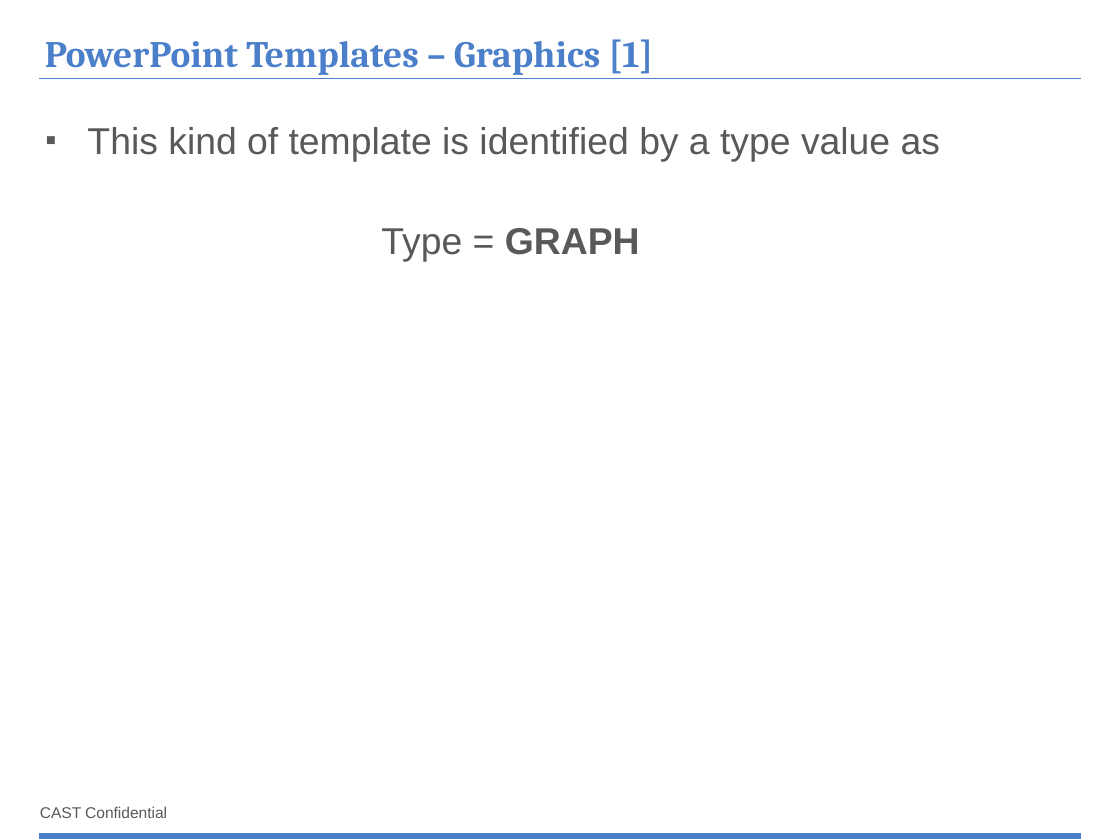
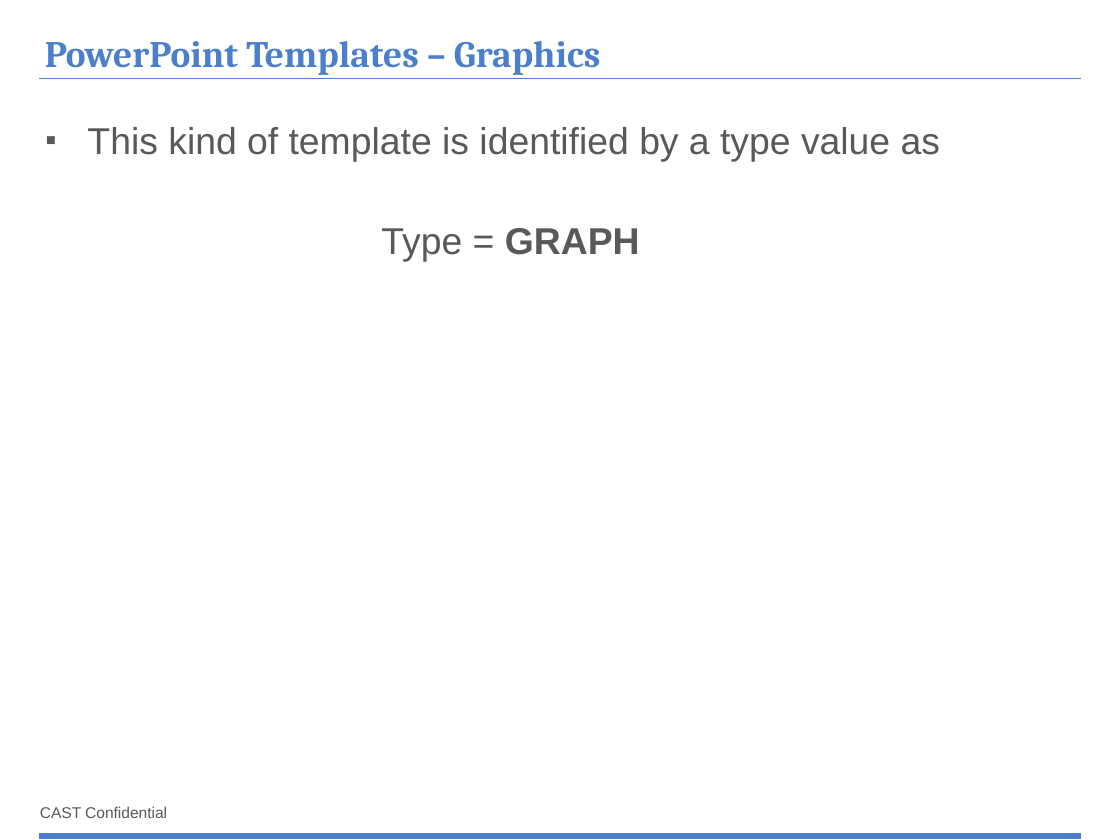
Before and after one commit to CAST-projects/ReportGenerator, a slide deck: slide 14 of CastReporting.Reporting/PortfolioTemplatesFiles/1- Portfolio-Powerpoint-components-library.pptx. Drawn at 1120x840 pixels with LibreOffice and Linux fonts; fonts in the diff are those of the drawing; background and template pictures are left out. Boxes give left, top, right and bottom in pixels: in the first picture for what was removed or moved away, otherwise in the second. Text is boxed around its words. In the diff, an @@ line names an element or a change of style, - is before the commit and + after.

```diff
--- a/CastReporting.Reporting/PortfolioTemplatesFiles/1- Portfolio-Powerpoint-components-library.pptx
+++ b/CastReporting.Reporting/PortfolioTemplatesFiles/1- Portfolio-Powerpoint-components-library.pptx
@@ title at [45, 41, 600, 75]: text changed @@
-PowerPoint Templates – Graphics [1]
+PowerPoint Templates – Graphics
```
Also in this commit, not shown: 12 other slides changed, 1 slide added.
